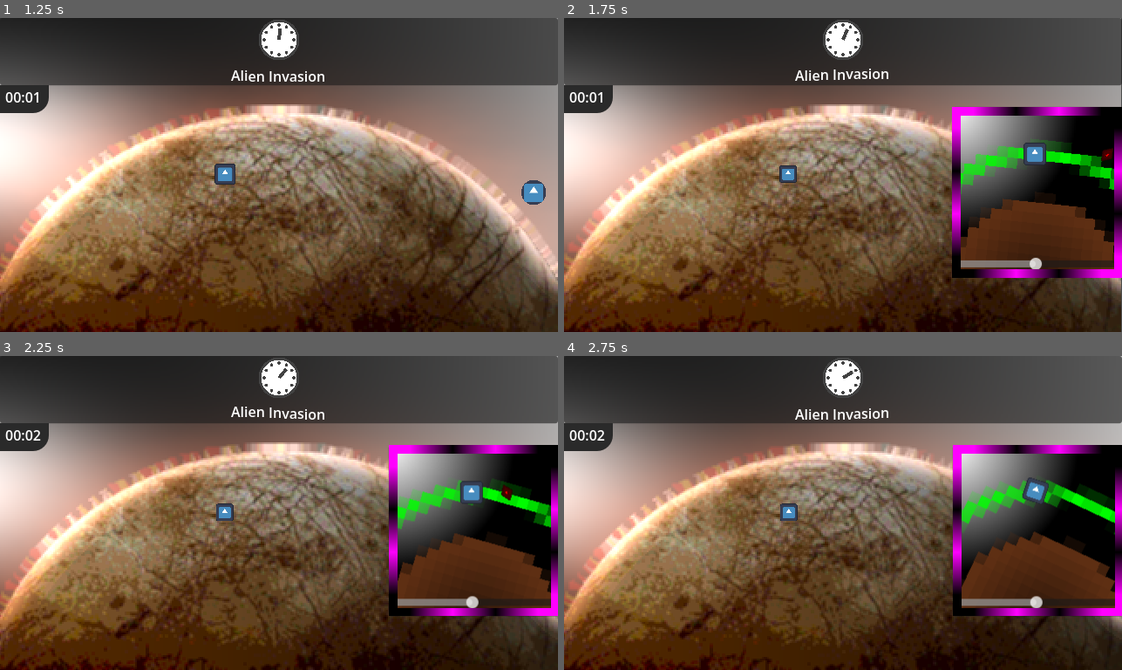
Above: before the commit, frames 1-4 (two rows, left to right).
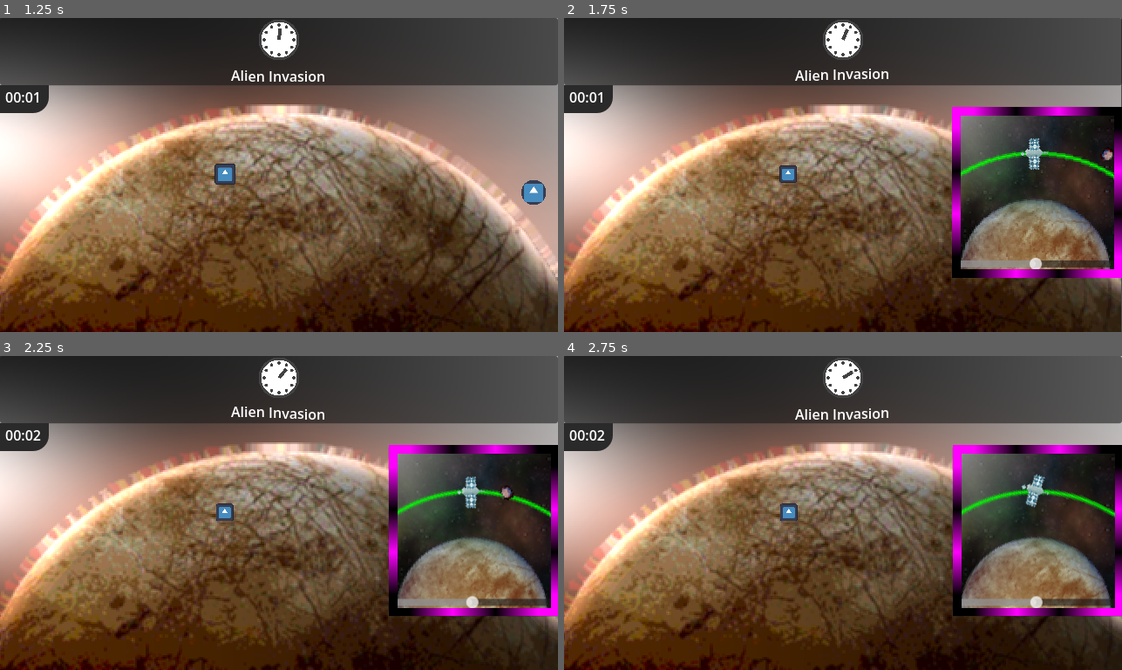
Above: after the commit, the same moments.

Repository: RedBlueCarrots/GMTK-2026
Game: Godot game, scene res://Scenes/main.tscn
Two runs of this game, one before a commit and one after it. Both use one fixed random seed, a clock stepped at 60 frames per second and the inputs below. The engine's default icon, where the game draws it, is replaced by a stand-in: a white triangle on a blue panel in a dark square.
Inputs (mouse positions are in pixels of both pictures, inside the frame that each line leads up to):
- Up to frame 1 (1.25 s): move the mouse to (223, 175) at 0.52 s; click (223, 175) at 0.67 s
- Up to frame 2 (1.75 s): move the mouse to (1099, 193) at 1.27 s; click (1099, 193) at 1.42 s
- Up to frame 3 (2.25 s): move the mouse to (334, 443) at 2.02 s; click (334, 443) at 2.17 s
- Up to frame 4 (2.75 s): no input

Frame 1 is identical in both runs. In frame 2, 11% of the frame differs, in the area x 71-99%, y 31-80%; in frame 3, 11%; in frame 4, 11%, in the area x 71-99%, y 31-81%.

Commit message:
orbit art

Diff:
--- a/Scenes/unstable_orbit_minigame.tscn
+++ b/Scenes/unstable_orbit_minigame.tscn
@@ -2,39 +2,19 @@
 
 [ext_resource type="Script" uid="uid://c560vtwfyfep6" path="res://Scripts/unstable_orbit_minigame.gd" id="1_hvy3o"]
 [ext_resource type="PackedScene" uid="uid://cbkyray7c10o" path="res://Scenes/minigame_outline.tscn" id="2_hvy3o"]
-[ext_resource type="Texture2D" uid="uid://dca68y1jkcq76" path="res://icon.svg" id="2_xsh7v"]
-
-[sub_resource type="Gradient" id="Gradient_hvy3o"]
-offsets = PackedFloat32Array(0.006024096, 0.4698795, 0.5, 0.5301205, 1)
-colors = PackedColorArray(0.16, 0.078933336, 0.031999998, 1, 0.37, 0.18253334, 0.07399999, 1, 0.37, 0.18253334, 0.07399999, 1, 0.37, 0.18253334, 0.07399999, 0, 1, 1, 1, 0)
-
-[sub_resource type="GradientTexture2D" id="GradientTexture2D_rl35k"]
-gradient = SubResource("Gradient_hvy3o")
-width = 24
-height = 24
-fill = 1
-fill_from = Vector2(0.5, 0.5)
-fill_to = Vector2(1, 1)
-
-[sub_resource type="Gradient" id="Gradient_m676f"]
-offsets = PackedFloat32Array(0, 0.75301206)
-colors = PackedColorArray(1, 1, 1, 1, 0, 0, 0, 1)
-
-[sub_resource type="GradientTexture2D" id="GradientTexture2D_hvy3o"]
-gradient = SubResource("Gradient_m676f")
-width = 96
-height = 96
-fill = 1
-fill_to = Vector2(0, 1)
+[ext_resource type="Texture2D" uid="uid://tpyxhrs71oa4" path="res://Assets/Art/Orbit/background.png" id="3_khoo7"]
+[ext_resource type="Texture2D" uid="uid://7nug4cgihvvl" path="res://Assets/Art/Orbit/Planet.png" id="3_m676f"]
+[ext_resource type="Texture2D" uid="uid://cdplxb8tum8qm" path="res://Assets/Art/Orbit/satellite.png" id="5_s7yq7"]
+[ext_resource type="Texture2D" uid="uid://tl82hr313ubd" path="res://Assets/Art/Orbit/meteorite.png" id="6_s7yq7"]
 
 [sub_resource type="Gradient" id="Gradient_khoo7"]
-offsets = PackedFloat32Array(0.57228917, 0.61445785, 0.6686747)
+offsets = PackedFloat32Array(0.6, 0.61445785, 0.62616825)
 colors = PackedColorArray(1, 1, 1, 0, 1, 1, 1, 1, 1, 1, 1, 0)
 
 [sub_resource type="GradientTexture2D" id="GradientTexture2D_voyxl"]
 gradient = SubResource("Gradient_khoo7")
-width = 30
-height = 30
+width = 192
+height = 192
 fill = 1
 fill_from = Vector2(0.5, 0.5)
 
@@ -124,33 +104,38 @@
 }
 
 [node name="Unstable_Orbit" type="Node2D" unique_id=1163763382]
+texture_filter = 1
 script = ExtResource("1_hvy3o")
 
 [node name="MinigameOutline" parent="." unique_id=959946983 instance=ExtResource("2_hvy3o")]
+visible = false
 
 [node name="Planet" type="Sprite2D" parent="." unique_id=518461867]
 texture_filter = 1
-position = Vector2(96, 206)
-scale = Vector2(12, 12)
-texture = SubResource("GradientTexture2D_rl35k")
+position = Vector2(96, 192)
+scale = Vector2(2, 2)
+texture = ExtResource("3_m676f")
 
 [node name="Backdrop" type="Sprite2D" parent="." unique_id=2125254964]
 z_index = -3
 texture_filter = 1
 scale = Vector2(2, 2)
-texture = SubResource("GradientTexture2D_hvy3o")
+texture = ExtResource("3_khoo7")
 centered = false
 
 [node name="Orbit" type="Sprite2D" parent="." unique_id=2093435258]
 texture_filter = 1
-position = Vector2(96, 206)
-scale = Vector2(12, 12)
+position = Vector2(96, 218.865)
+scale = Vector2(2, 2)
 texture = SubResource("GradientTexture2D_voyxl")
 
-[node name="Satellite" type="Sprite2D" parent="." unique_id=713642756]
+[node name="Satellite" type="Node2D" parent="." unique_id=1030665515]
 position = Vector2(95, 54)
-scale = Vector2(0.2, 0.2)
-texture = ExtResource("2_xsh7v")
+scale = Vector2(2, 2)
+
+[node name="Satellite" type="Sprite2D" parent="Satellite" unique_id=713642756]
+rotation = 0.7853982
+texture = ExtResource("5_s7yq7")
 
 [node name="Timer" type="Timer" parent="." unique_id=719088056]
 wait_time = 3.0
@@ -167,15 +152,14 @@
 min_value = -0.2
 max_value = 0.2
 step = 0.005
+value = -0.2
 
 [node name="Meteor" type="Sprite2D" parent="." unique_id=1408903891]
 visible = false
-modulate = Color(1, 0, 0, 1)
 position = Vector2(103.00002, 54)
 rotation = 34.906586
-scale = Vector2(0.1, 0.1)
-skew = 0.34906584
-texture = ExtResource("2_xsh7v")
+scale = Vector2(2, 2)
+texture = ExtResource("6_s7yq7")
 
 [node name="AnimationPlayer" type="AnimationPlayer" parent="." unique_id=608359489]
 libraries/ = SubResource("AnimationLibrary_m676f")
Binary file added: Assets/Art/Orbit/Planet.png
Not shown, added: Assets/Art/Orbit/Planet.png.import
Binary file added: Assets/Art/Orbit/background.png
Not shown, added: Assets/Art/Orbit/background.png.import
Binary file added: Assets/Art/Orbit/meteorite.png
Not shown, added: Assets/Art/Orbit/meteorite.png.import
Binary file added: Assets/Art/Orbit/satellite.png
Not shown, added: Assets/Art/Orbit/satellite.png.import
